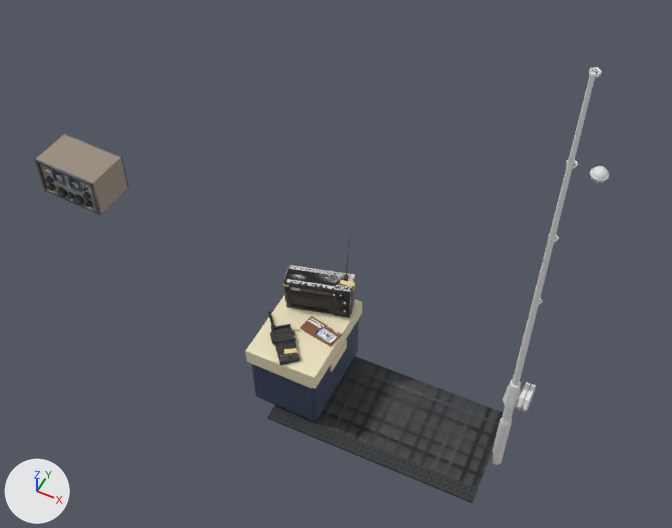
The FBX model Max.fbx as it was, and as the next commit left it.
The view is the same before and after, from a 50 mm lens placed at (1.2, -1.3, 4.62), pointed at (-0.75, 2.6, -0.25). Lighting does not change. The marker at lower left points along +X, +Y and +Z. Where no turn or scale is listed for an object, it has been applied to the vertices. Vertices at the same position are counted once.

In view in the first picture: 'Esky', 'EskyLid', 'FishingRod', 'Radio', 'Radio.001', 'RubberMat', 'WalkieTalkie'.
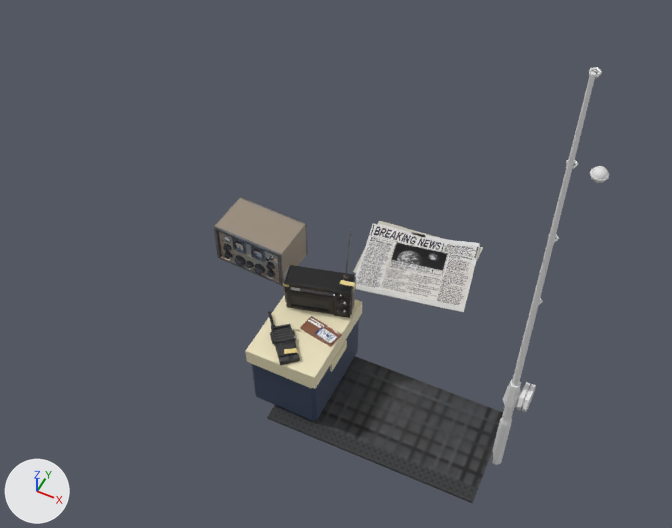
Commit message: added newspaper

Location of each change, (x1, y1, x2, y2) in pixels of the pictures (672 x 528 px):
'Radio.001', moved
    before: (35, 133, 129, 215)
    after: (214, 197, 308, 286)
'Newspaper', added
    after: (353, 221, 483, 312)
part 1 of me_cube_004, surface changed (grey to black)
    both: (285, 265, 355, 316)

The change, as a diff of the scene's bpy script:
```diff
--- a/Max.fbx.py
+++ b/Max.fbx.py
@@ me_cube_004 @@
 me_cube_004.from_pydata(...)  # 250 vertices, 189 faces; spans x -0.237..0.239, y -0.146..0.132, z -0.128..0.568
 # used by ob_radio; location = (-0.703, 2.269, -0.172)
+# me_cube_004 part 1: texture (UV) coordinates of 21 of 189 faces, centred in x -0.207..0.231, y -0.083..0.128, z -0.12..0.131, changed; they spanned u 0.0..0.85, v 0.25..0.98 and now span u 0.0..0.06, v 0.9..0.98
 me_cube_004.materials.append(mat_material_004)
@@ me_cube_008 @@
+me_cube_008.from_pydata(...)  # 65 vertices, 56 faces; spans x -0.452..0.452, y -0.371..0.415, z 0.01..0.088
+me_cube_008.materials.append(mat_material_004)  # picture img_largetexture1_png
@@ ob_radio_001 @@
 ob_radio_001 = bpy.data.objects.new('Radio.001', me_cube_005)
-ob_radio_001.location = (-2.806, 2.471, -0.139)
+ob_radio_001.location = (-1.267, 2.471, -0.139)
@@ ob_newspaper @@
+ob_newspaper = bpy.data.objects.new('Newspaper', me_cube_008)
+ob_newspaper.location = (-0.278, 2.954, -0.452)
```
